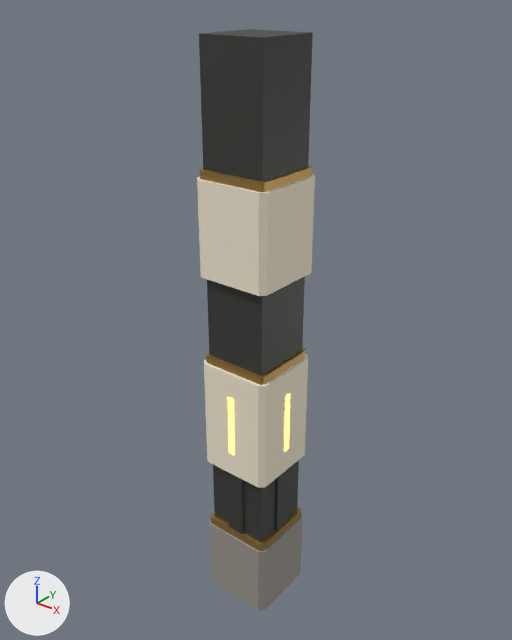
The glTF model godot/assets/kit/ruins/b4_column.glb as it was, and as the next commit left it.
One viewpoint serves both versions: a 50 mm camera at (5.9, -7.38, 9.64) aimed at (-0.14, 0.17, 4.95). Every picture has the same lights, and +X, +Y and +Z are marked at lower left. The first picture is the older version. Vertices at exactly the same position are counted once.

In view in the first picture: 'b4_column'.
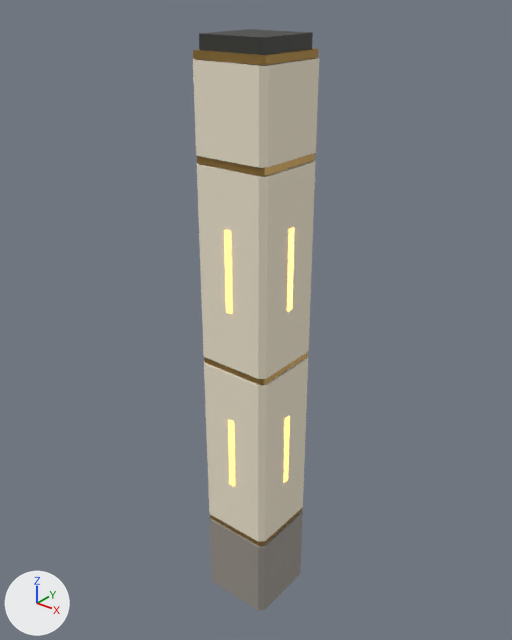
Location of each change, (x1, y1, x2, y2) in pixels of the pictures (512 x 640 px; the box of a moved part takes in the faces that stretch with it):
'b4_column', reshaped (7% wider): before (197, 29, 315, 611); after (193, 29, 319, 611)
part 1 of me_b4_column, moved or reshaped: before (211, 507, 301, 551); after (210, 508, 302, 547)
part 2 of me_b4_column, moved or reshaped: before (206, 348, 306, 385); after (204, 352, 308, 385)
part 3 of me_b4_column, moved or reshaped: before (199, 166, 312, 192); after (197, 153, 315, 176)
part 4 of me_b4_column, added (brown): after (193, 48, 319, 65)
part 5 of me_b4_column, moved or reshaped: before (197, 174, 315, 296); after (197, 160, 315, 379)
part 6 of me_b4_column, added (pale yellow): after (193, 58, 319, 168)
part 7 of me_b4_column, added: after (228, 420, 235, 486)
part 8 of me_b4_column, added: after (224, 230, 232, 314)
part 9 of me_b4_column, added: after (284, 416, 290, 482)
part 10 of me_b4_column, added: after (287, 228, 294, 311)
part 11 of me_b4_column, deleted: before (228, 393, 290, 534)
part 12 of me_b4_column, moved or reshaped: (204, 359, 308, 611) in both

What changed in the scene script:
```text
Change me_b4_column:
    used by ob_b4_column; location = (0.0, 0.0, 0.0)
    remove me_b4_column.from_pydata(...)  # 168 vertices, 276 faces; spans x -0.61..0.61, y -0.61..0.61, z 0.0..9.0
    add me_b4_column.from_pydata(...)  # 200 vertices, 332 faces; spans x -0.61..0.61, y -0.61..0.61, z 0.0..9.0
    me_b4_column part 1: the loose piece of 16 vertices spanning x -0.56..0.56, y -0.56..0.56, z 1.3..1.42 is scaled about its middle by (1.02, 1.02, 0.833), then moved by (0.0, 0.0, 0.1)
    me_b4_column part 2: the loose piece of 16 vertices spanning x -0.55..0.55, y -0.55..0.55, z 4.4..4.52 is scaled about its middle by (1.04, 1.04, 0.833)
    me_b4_column part 3: the loose piece of 16 vertices spanning x -0.55..0.55, y -0.55..0.55, z 7.2..7.32 is scaled about its middle by (1.04, 1.04, 0.833), then moved by (0.0, 0.0, 0.2)
    me_b4_column part 4: the loose piece of 16 vertices spanning x -0.55..0.55, y -0.55..0.55, z 7.2..7.32 is copied, and the copy is scaled about its middle by (1.04, 1.04, 0.833), then moved by (0.0, 0.0, 1.5); it spans x -0.57..0.57, y -0.57..0.57, z 8.71..8.81
    me_b4_column part 5: the loose piece of 16 vertices spanning x -0.6..0.6, y -0.6..0.6, z 5.8..7.2 is scaled about its middle by (1, 1, 2.06), then moved by (0.0, 0.0, -0.54)
    me_b4_column part 6: the loose piece of 16 vertices spanning x -0.6..0.6, y -0.6..0.6, z 5.8..7.2 is copied, and the copy is scaled about its middle by (1, 1, 0.843), then moved by (0.0, 0.0, 1.61); it spans x -0.6..0.6, y -0.6..0.6, z 7.52..8.7
    me_b4_column part 7: a new loose piece, a box spanning x -0.05..0.05, y -0.612..-0.59, z 2.4..3.6, in mat_amber (orange #ffbc52, glowing orange #ffbc52)
    me_b4_column part 8: a new loose piece, a box spanning x -0.05..0.05, y -0.612..-0.59, z 5.4..6.6, in mat_amber (orange #ffbc52, glowing orange #ffbc52)
    me_b4_column part 9: a new loose piece, a box spanning x 0.59..0.612, y -0.05..0.05, z 2.4..3.6, in mat_amber (orange #ffbc52, glowing orange #ffbc52)
    me_b4_column part 10: a new loose piece, a box spanning x 0.59..0.612, y -0.05..0.05, z 5.4..6.6, in mat_amber (orange #ffbc52, glowing orange #ffbc52)
    me_b4_column part 11: 8 loose pieces with 64 vertices, spanning x -0.61..0.61, y -0.61..0.61, z 1.3..4.0, are deleted
    me_b4_column part 12
    16 vertices are removed from x -0.6..0.6, y -0.6..0.6, z 1.3..2.6
    44 faces are deleted
    8 new vertices lie (0.0, 0.0, 1.4) away from vertices in x -0.6..0.6, y -0.6..0.6, z 0.0
    8 new vertices lie (0.0, 0.0, -2.88) away from vertices in x -0.6..0.6, y -0.6..0.6, z 4.4
    22 new faces join them, mat_ivory_stain (grey #9a948c)
    22 new faces join them, mat_ivory (pale yellow #f3e9d2)
    other edits to the shape of me_b4_column do not show in these pictures
```
